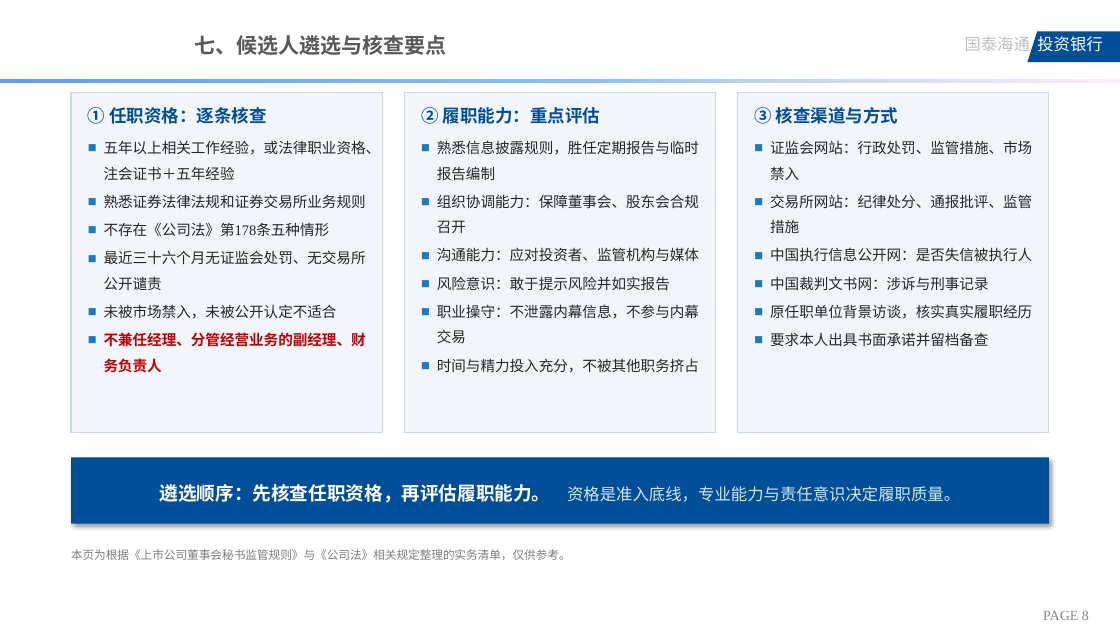
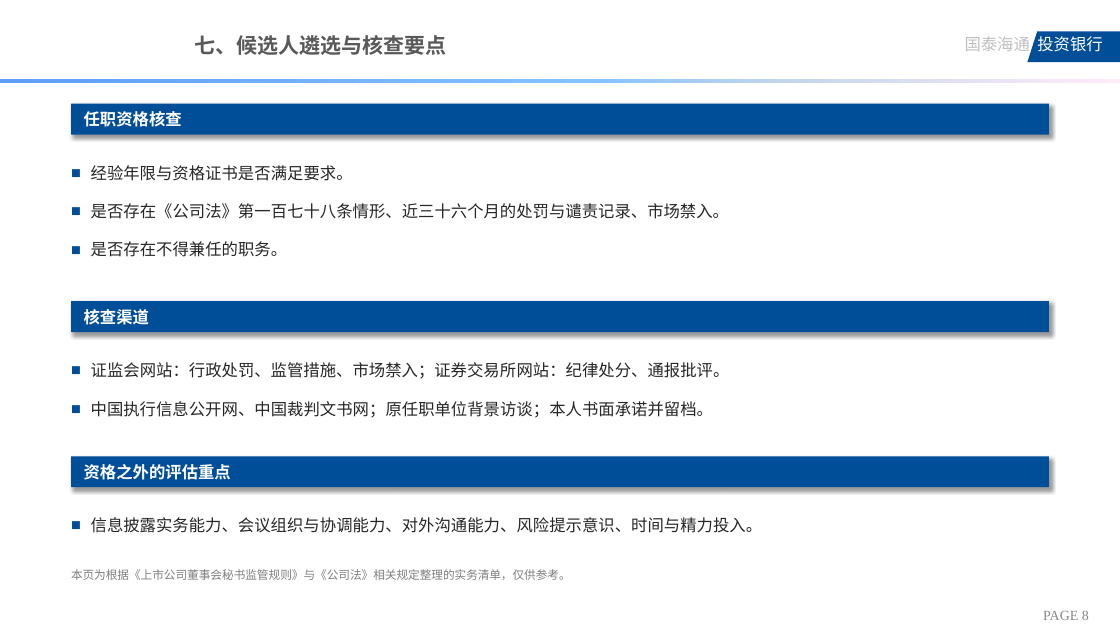
Before and after one commit to xid013-ux/JXD, a slide deck: slide 8 of output/上市公司董事会秘书选聘指引.pptx. Drawn at 1120x630 pixels with LibreOffice and Linux fonts; fonts in the diff are those of the drawing; background and template pictures are left out. Boxes give left, top, right and bottom in pixels: in the first picture for what was removed or moved away, otherwise in the second. Text is boxed around its words. In the diff, an @@ line names an element or a change of style, - is before the commit and + after.

```diff
--- a/output/上市公司董事会秘书选聘指引.pptx
+++ b/output/上市公司董事会秘书选聘指引.pptx
@@ rectangle "任职资格核查": place and size @@
-rectangle "任职资格核查" at bbox=[71, 92, 383, 433]
+rectangle "任职资格核查" at bbox=[71, 103, 1049, 134]
@@ rectangle "任职资格核查" at bbox=[71, 103, 1049, 134]: vertical alignment top to middle; fill #F2F6FB to #004E98; outline #C8D9EA 1 pt to none; shadow on @@
@@ text in rectangle at bbox=[84, 111, 182, 127]: text changed; size 12.5 to 14 pt; text colour #262626 to #FFFFFF; bold on @@
-① 任职资格：逐条核查
-■ 五年以上相关工作经验，或法律职业资格、注会证书＋五年经验
-■ 熟悉证券法律法规和证券交易所业务规则
-■ 不存在《公司法》第178条五种情形
-■ 最近三十六个月无证监会处罚、无交易所公开谴责
-■ 未被市场禁入，未被公开认定不适合
-■ 不兼任经理、分管经营业务的副经理、财务负责人
+任职资格核查
@@ rectangle removed at bbox=[404, 92, 716, 433] @@
-② 履职能力：重点评估
-■ 熟悉信息披露规则，胜任定期报告与临时报告编制
-■ 组织协调能力：保障董事会、股东会合规召开
-■ 沟通能力：应对投资者、监管机构与媒体
-■ 风险意识：敢于提示风险并如实报告
-■ 职业操守：不泄露内幕信息，不参与内幕交易
-■ 时间与精力投入充分，不被其他职务挤占
@@ text added at bbox=[91, 165, 729, 257], 14 pt, text #262626 @@
+■ 经验年限与资格证书是否满足要求。
+■ 是否存在《公司法》第一百七十八条情形、近三十六个月的处罚与谴责记录、市场禁入。
+■ 是否存在不得兼任的职务。
@@ rectangle "核查渠道" at bbox=[71, 301, 1049, 332]: vertical alignment top to middle; fill #F2F6FB to #004E98; outline #C8D9EA 1 pt to none; shadow on @@
@@ rectangle "核查渠道": place and size @@
-rectangle "核查渠道" at bbox=[738, 92, 1049, 433]
+rectangle "核查渠道" at bbox=[71, 301, 1049, 332]
@@ text in rectangle at bbox=[84, 309, 149, 325]: text changed; size 12.5 to 14 pt; text colour #262626 to #FFFFFF; bold on @@
-③ 核查渠道与方式
-■ 证监会网站：行政处罚、监管措施、市场禁入
-■ 交易所网站：纪律处分、通报批评、监管措施
-■ 中国执行信息公开网：是否失信被执行人
-■ 中国裁判文书网：涉诉与刑事记录
-■ 原任职单位背景访谈，核实真实履职经历
-■ 要求本人出具书面承诺并留档备查
+核查渠道
@@ text added at bbox=[91, 362, 730, 418], 14 pt, text #262626 @@
+■ 证监会网站：行政处罚、监管措施、市场禁入；证券交易所网站：纪律处分、通报批评。
+■ 中国执行信息公开网、中国裁判文书网；原任职单位背景访谈；本人书面承诺并留档。
@@ rectangle removed at bbox=[71, 458, 1049, 524] @@
-遴选顺序：先核查任职资格，再评估履职能力。 资格是准入底线，专业能力与责任意识决定履职质量。
@@ rectangle added at bbox=[71, 456, 1049, 487], fill #004E98, 14 pt, text #FFFFFF, bold @@
+资格之外的评估重点
@@ text added at bbox=[91, 517, 762, 533], 14 pt, text #262626 @@
+■ 信息披露实务能力、会议组织与协调能力、对外沟通能力、风险提示意识、时间与精力投入。
@@ text "本页为根据《上市公司董事会秘书监管规则》与《公司法》相关规定整理的实务清单，仅供参考。": place and size @@
-text "本页为根据《上市公司董事会秘书监管规则》与《公司法》相关规定整理的实务清单，仅供参考。" at bbox=[71, 549, 571, 560]
+text "本页为根据《上市公司董事会秘书监管规则》与《公司法》相关规定整理的实务清单，仅供参考。" at bbox=[71, 569, 571, 580]
```
Also in this commit, not shown: 6 other slides changed.
